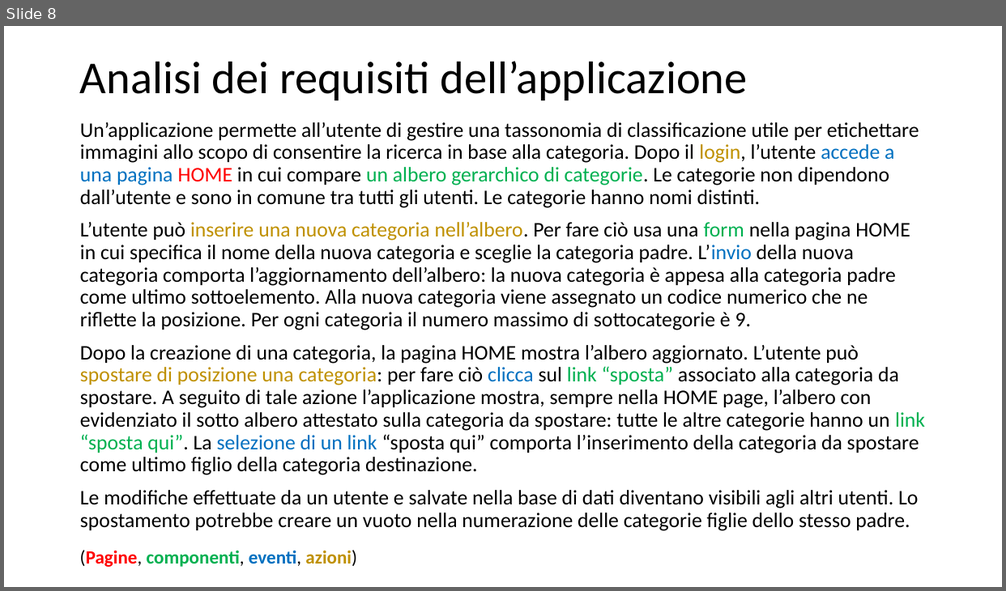
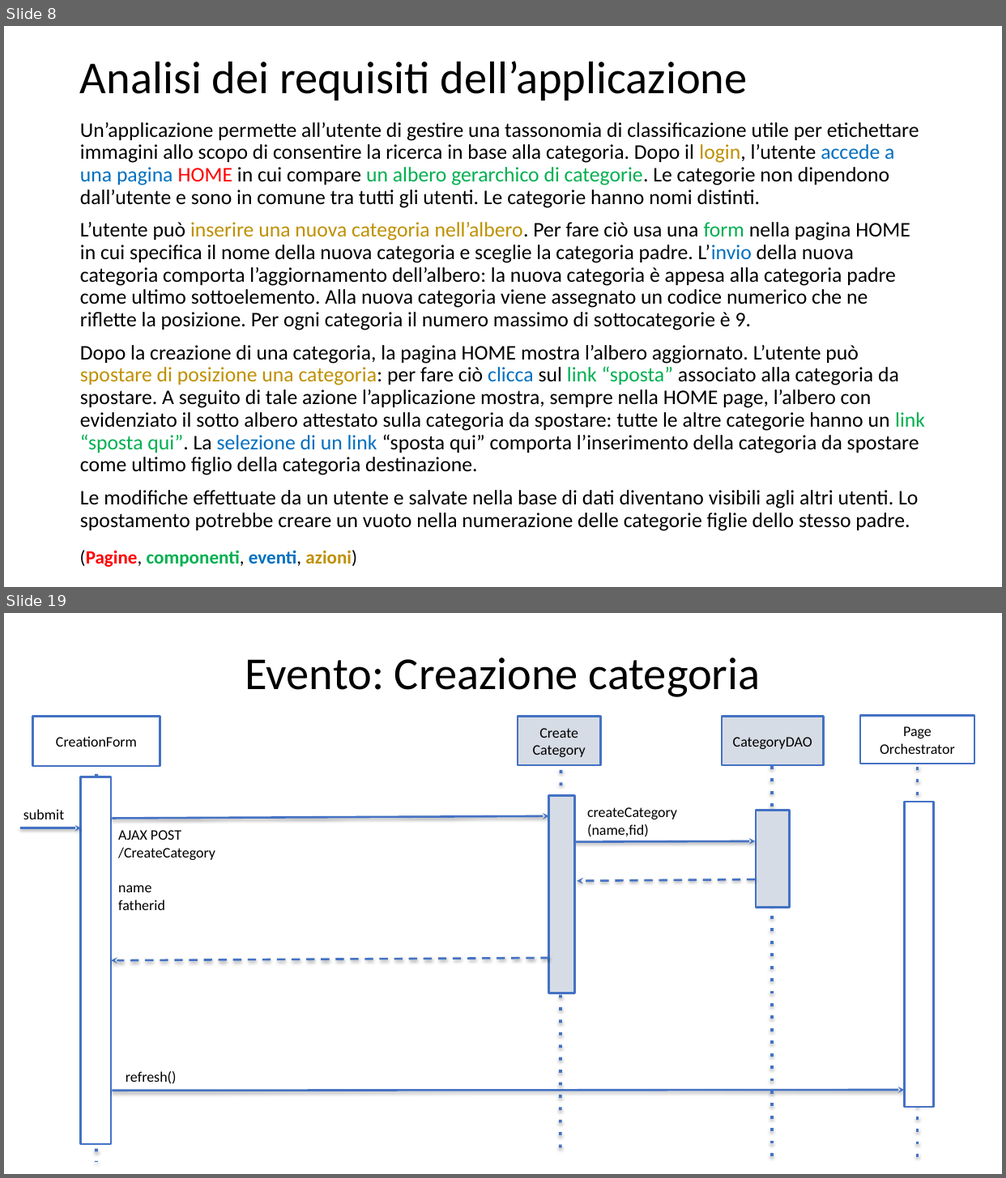
Before and after one commit to Trixyz28/TIW-ImgCatalog-RIA, a slide deck: Documents/ImgCatalogRIA.pptx. Shown one above the other, each under a label of ours: slide 8 before the commit, slides 8 and 19 after it; the slides between them are not shown. The pictures are 1006x591 and 1006x1178 pixels, drawn with LibreOffice and Linux fonts; fonts in the diff are those of the drawing. Boxes give left, top, right and bottom in pixels: in the first picture for what was removed or moved away, otherwise in the second. Text is boxed around its words. In the diff, an @@ line names an element or a change of style, - is before the commit and + after.

```diff
--- a/Documents/ImgCatalogRIA.pptx
+++ b/Documents/ImgCatalogRIA.pptx
@@ slide 19 added at bbox=[4, 613, 1002, 1174], background #FFFFFF @@
@@ title added at bbox=[245, 658, 761, 697], 44 pt, text #000000 @@
+Evento: Creazione categoria
@@ rectangle added at bbox=[32, 717, 160, 766], fill #FFFFFF, outline #4472C4 2 pt, 14 pt, text #000000 @@
+CreationForm
@@ rectangle added at bbox=[518, 717, 601, 765], fill #D6DCE5, outline #4472C4 2 pt, 14 pt, text #000000 @@
+Create
+Category
@@ rectangle added at bbox=[722, 717, 824, 765], fill #D6DCE5, outline #4472C4 2 pt, 14 pt, text #000000 @@
+CategoryDAO
@@ rectangle added at bbox=[860, 716, 975, 764], fill #FFFFFF, outline #4472C4 2 pt, 14 pt, text #000000 @@
+Page
+Orchestrator
@@ rectangle added at bbox=[80, 777, 111, 1144], fill #FFFFFF, outline #4472C4 2 pt @@
@@ line added from (97, 762) to (96, 1162), #4472C4 3 pt dashed @@
@@ line added from (561, 770) to (560, 1156), #4472C4 3 pt dashed @@
@@ line added from (772, 766) to (772, 1161), #4472C4 3 pt dashed @@
@@ line added from (918, 766) to (918, 1164), #4472C4 3 pt dashed @@
@@ rectangle added at bbox=[549, 796, 574, 994], fill #D6DCE5, outline #4472C4 2 pt @@
@@ rectangle added at bbox=[905, 802, 934, 1107], fill #FFFFFF, outline #4472C4 2 pt @@
@@ arrow added from (20, 828) to (81, 828), #4472C4 2 pt @@
@@ text added at bbox=[23, 809, 64, 820], 14 pt, text #000000 @@
+submit
@@ arrow added from (112, 818) to (549, 816), #4472C4 2 pt @@
@@ text added at bbox=[118, 830, 215, 910], 14 pt, text #000000 @@
+AJAX POST
+/CreateCategory
+name
+fatherid
@@ text added at bbox=[587, 807, 677, 837], 14 pt, text #000000 @@
+createCategory
+(name,fid)
@@ rectangle added at bbox=[756, 810, 790, 907], fill #D6DCE5, outline #4472C4 2 pt @@
@@ arrow added from (573, 842) to (756, 841), #4472C4 2 pt @@
@@ arrow added from (756, 879) to (577, 881), #4472C4 2 pt dashed @@
@@ arrow added from (549, 958) to (111, 960), #4472C4 2 pt dashed @@
@@ text added at bbox=[126, 1071, 177, 1084], 14 pt, text #000000 @@
+refresh()
@@ arrow added from (112, 1091) to (905, 1090), #4472C4 2 pt @@
```
Also in this commit, not shown: 7 slides changed, 9 other slides added, 5 slides removed, 7 other files.
